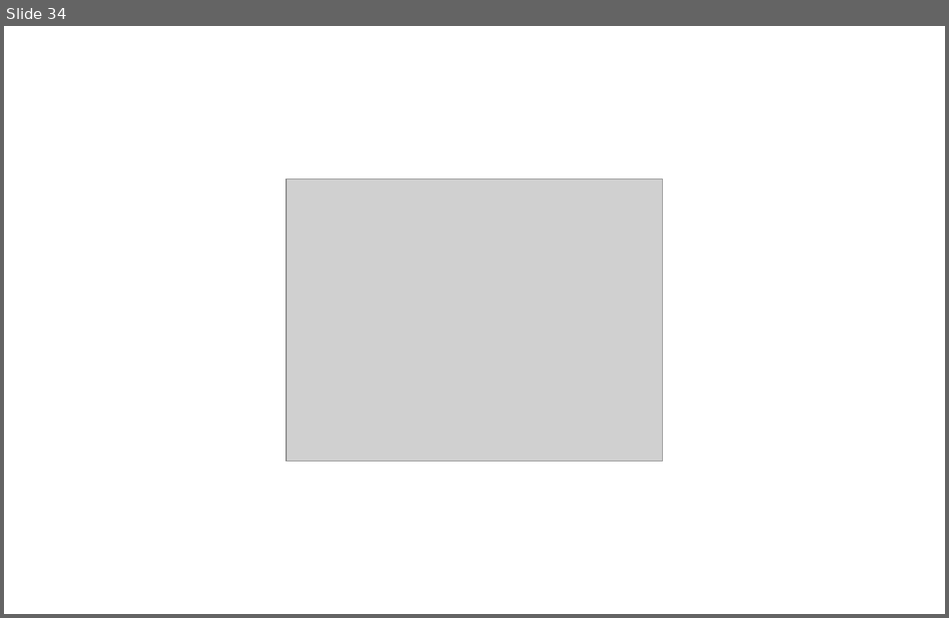
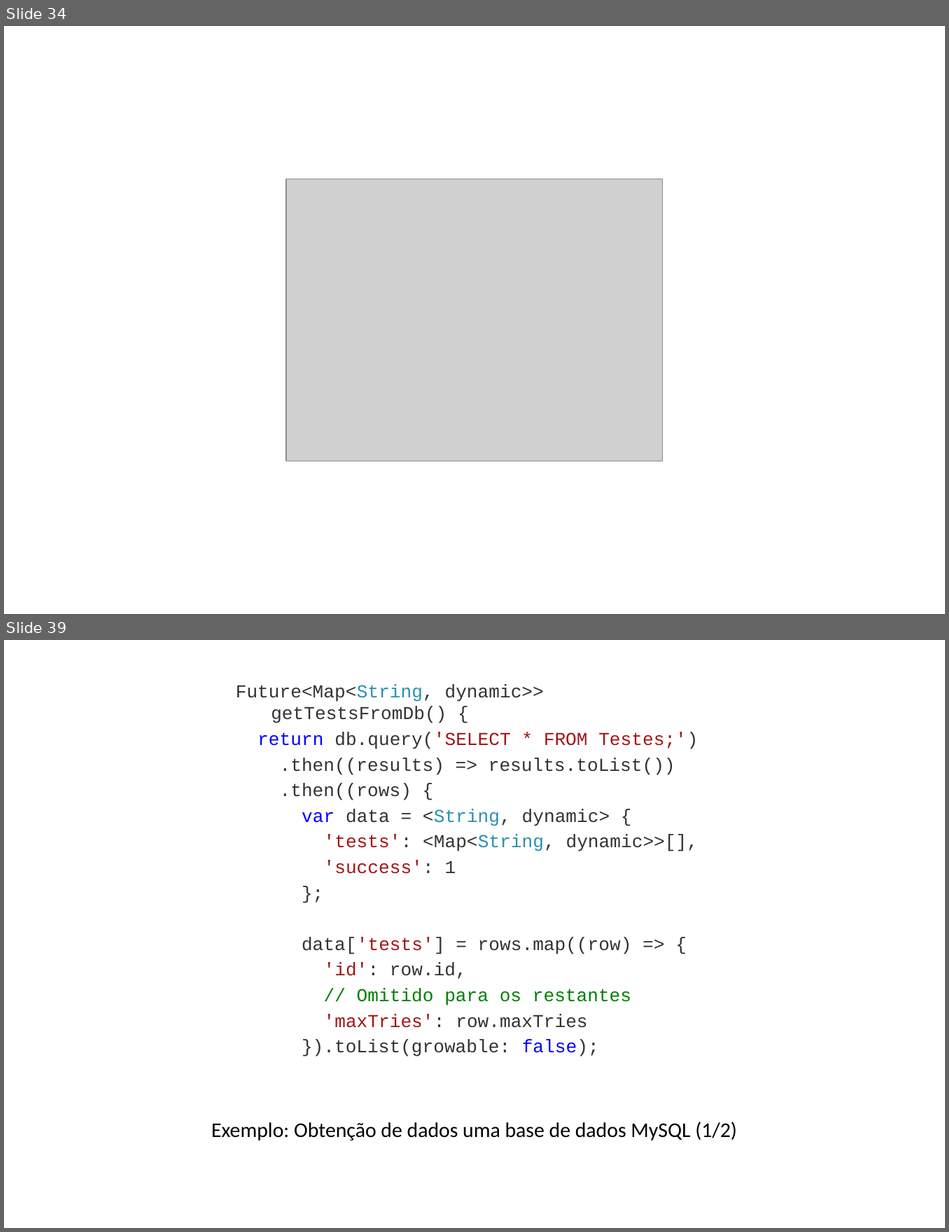
Before and after one commit to iptomar/letrinhas_si, a slide deck: Apresentacoes/v01.pptx. Shown one above the other, each under a label of ours: slide 34 before the commit, slides 34 and 39 after it; the slides between them are not shown. The pictures are 949x618 and 949x1232 pixels, drawn with LibreOffice and Linux fonts; fonts in the diff are those of the drawing; grey boxes stand for pictures; background and template pictures are left out. Boxes give left, top, right and bottom in pixels: in the first picture for what was removed or moved away, otherwise in the second. Text is boxed around its words. In the diff, an @@ line names an element or a change of style, - is before the commit and + after.

```diff
--- a/Apresentacoes/v01.pptx
+++ b/Apresentacoes/v01.pptx
@@ slide 39 added at [4,640,945,1228], background #FFFFFF @@
@@ text added at [236,685,698,1056], 14 pt, text #333333 @@
+Future<Map<String, dynamic>> getTestsFromDb() {
+return db.query('SELECT * FROM Testes;')
+.then((results) => results.toList())
+.then((rows) {
+var data = <String, dynamic> {
+'tests': <Map<String, dynamic>>[],
+'success': 1
+};
+data['tests'] = rows.map((row) => {
+'id': row.id,
+// Omitido para os restantes
+'maxTries': row.maxTries
+}).toList(growable: false);
@@ text added at [211,1122,737,1140], 16 pt, text #000000 @@
+Exemplo: Obtenção de dados uma base de dados MySQL (1/2)
```
Also in this commit, not shown: 11 slides changed, 5 other slides added.
